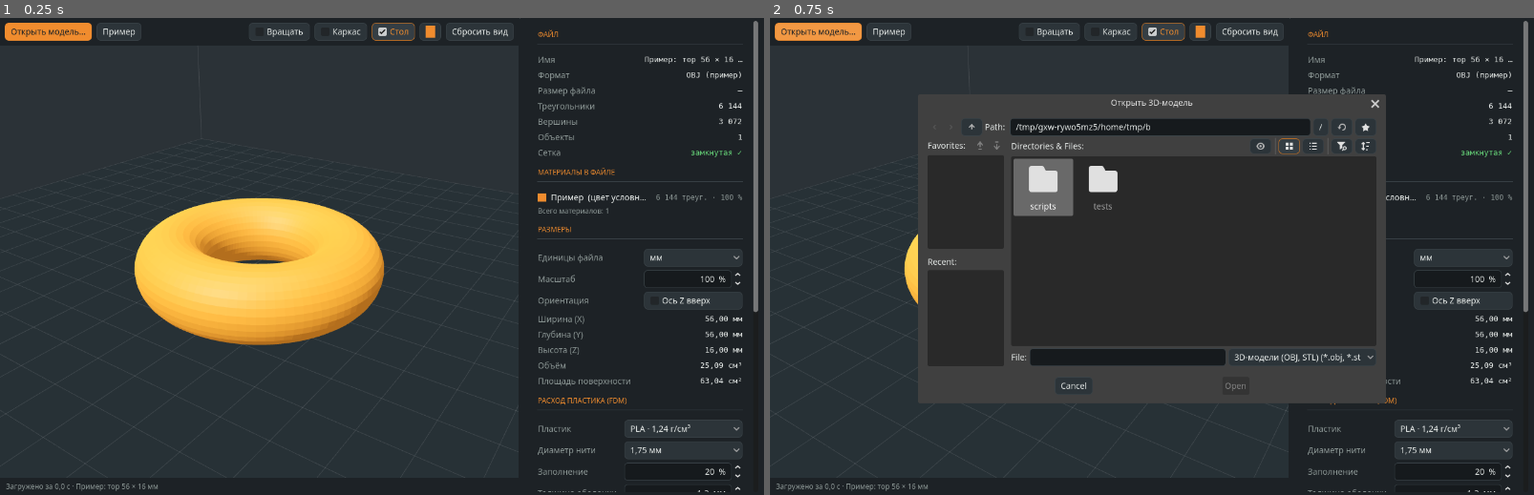
Above: before the commit, frames 1-2 (left to right).
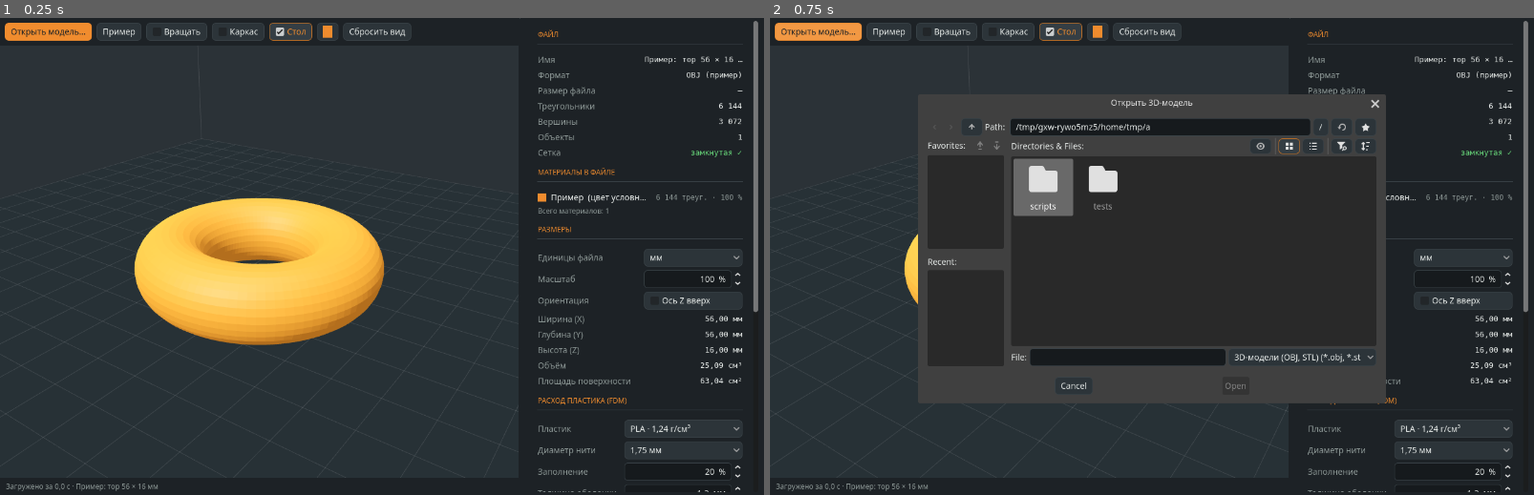
Above: after the commit, the same moments.

Repository: YuriyMakogonov/Model_Viewer
Game: Godot game, scene res://main.tscn
The game is run twice, just before and just after one commit, with the same random seed, the same clock (stepped at 60 frames per second) and the same inputs.
Inputs:
- Up to frame 1 (0.25 s): no input
- Up to frame 2 (0.75 s): click "Открыть модель…" at 0.5 s

The runs differ from the first frame. In frame 1, 0.6% of the frame differs, in the area x 19-68%, y 1-5%; in frame 2, 0.6%, in the area x 19-68%, y 1-24%.

Commit message:
Панель инструментов переносится на новую строку в узком окне

Diff:
--- a/scripts/main.gd
+++ b/scripts/main.gd
@@ -178,8 +178,10 @@
 	for side in ["left", "right", "top", "bottom"]:
 		bar_wrap.add_theme_constant_override("margin_" + side, 8)
 	left.add_child(bar_wrap)
-	var bar := HBoxContainer.new()
-	bar.add_theme_constant_override("separation", 8)
+	# Кнопки переносятся на вторую строку, если окно узкое (браузер, маленький ноутбук).
+	var bar := HFlowContainer.new()
+	bar.add_theme_constant_override("h_separation", 8)
+	bar.add_theme_constant_override("v_separation", 8)
 	bar_wrap.add_child(bar)
 
 	var b_open := Button.new()
@@ -196,10 +198,6 @@
 	b_sample.tooltip_text = "Загрузить тестовый тор 56 × 16 мм"
 	b_sample.pressed.connect(func(): _start_load(func(): return MeshLoader.make_sample_torus(), {"name": "Пример: тор 56 × 16 мм", "size": 0}))
 	bar.add_child(b_sample)
-
-	var spacer := Control.new()
-	spacer.size_flags_horizontal = Control.SIZE_EXPAND_FILL
-	bar.add_child(spacer)
 
 	chk_auto = _check(bar, "Вращать", false)
 	chk_auto.toggled.connect(func(on): camera.auto_rotate = on)
